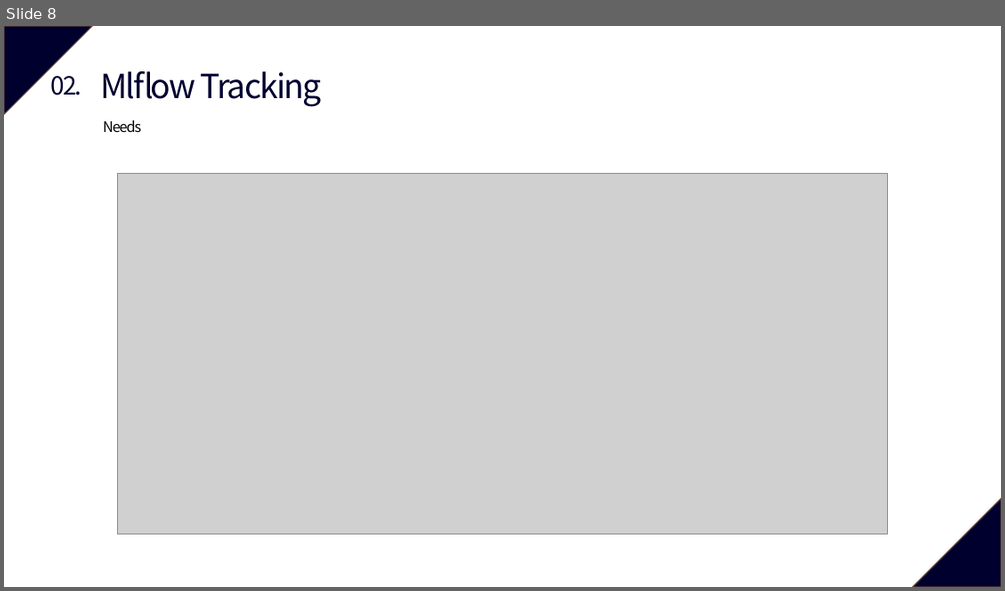
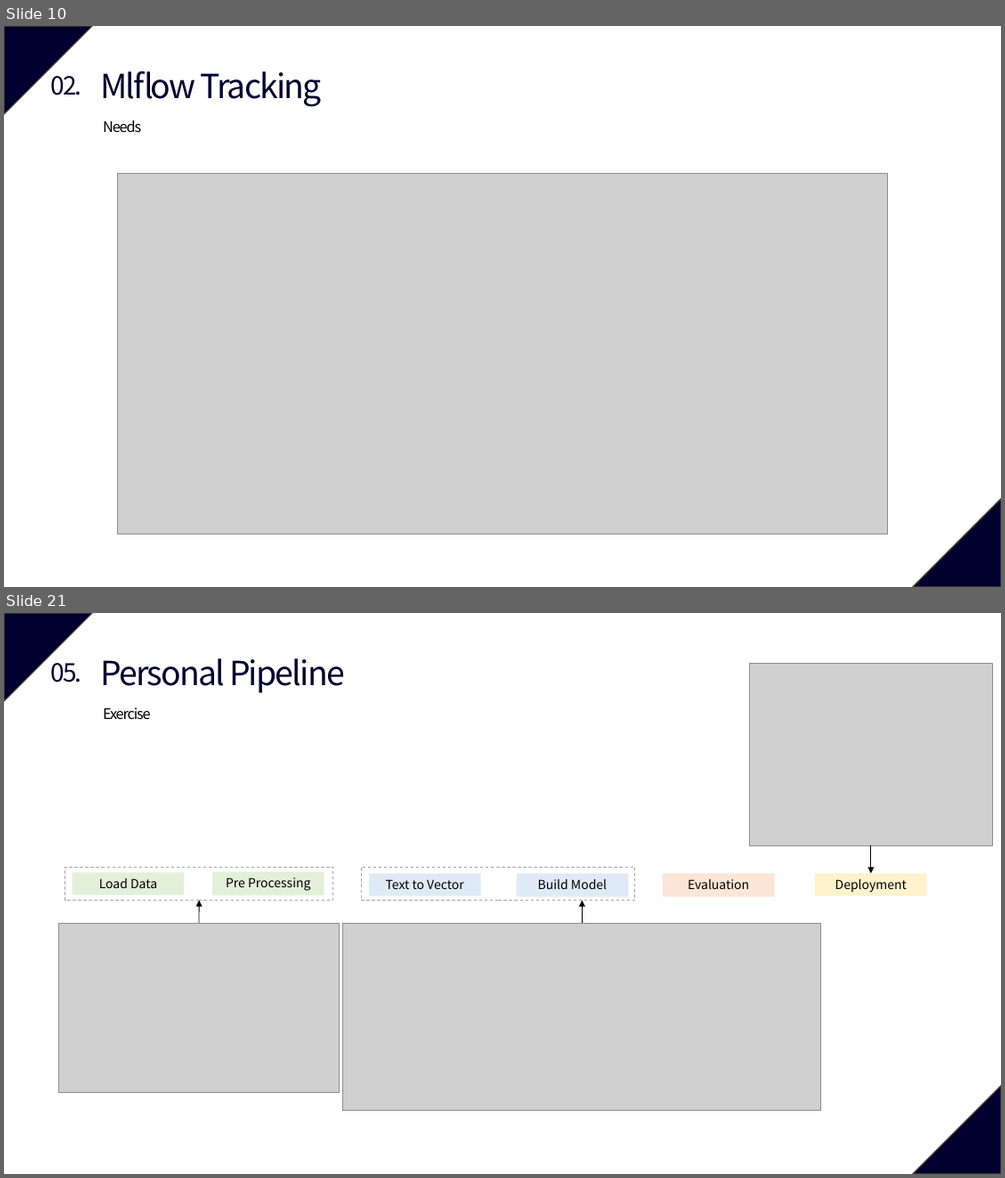
Before and after one commit to vhrehfdl/MLflow_tutorial, a slide deck: MLflow.pptx. Shown one above the other, each under a label of ours: slide 8 before the commit, slides 10 and 21 after it; the slides between them are not shown. The pictures are 1005x591 and 1005x1178 pixels, drawn with LibreOffice and Linux fonts; fonts in the diff are those of the drawing; grey boxes stand for pictures. Boxes give left, top, right and bottom in pixels: in the first picture for what was removed or moved away, otherwise in the second. Text is boxed around its words. In the diff, an @@ line names an element or a change of style, - is before the commit and + after.

```diff
--- a/MLflow.pptx
+++ b/MLflow.pptx
@@ slide 21 added at box(4, 613, 1001, 1174), background #FFFFFF; not listed: 2 template elements that a slide beside it also shows @@
@@ text added at box(50, 663, 81, 682), 24 pt, text #00002F @@
+05.
@@ text added at box(100, 658, 345, 693), 32 pt, text #00002F @@
+Personal Pipeline
@@ picture added at box(750, 664, 993, 845) @@
@@ text added at box(103, 707, 151, 719), 14 pt, text #000000 @@
+Exercise
@@ arrow added from (871, 845) to (871, 873), #000000 0.75 pt @@
@@ rectangle added at box(65, 868, 334, 900), outline #A6A6A6 0.75 pt dashed @@
@@ rectangle added at box(72, 873, 184, 895), fill #E2F0D9, 12 pt, text #000000 @@
+Load Data
@@ rectangle added at box(212, 872, 324, 895), fill #E2F0D9, 12 pt, text #000000 @@
+Pre Processing
@@ rectangle added at box(362, 868, 635, 900), outline #A6A6A6 0.75 pt dashed @@
@@ rectangle added at box(369, 873, 481, 896), fill #DEEBF7, 12 pt, text #000000 @@
+Text to Vector
@@ rectangle added at box(517, 873, 629, 896), fill #DEEBF7, 12 pt, text #000000 @@
+Build Model
@@ rectangle added at box(663, 873, 775, 896), fill #FBE5D6, 12 pt, text #000000 @@
+Evaluation
@@ rectangle added at box(816, 873, 928, 896), fill #FFF2CC, 12 pt, text #000000 @@
+Deployment
@@ arrow added from (199, 924) to (199, 900), #000000 0.75 pt @@
@@ arrow added from (582, 924) to (582, 900), #000000 0.75 pt @@
@@ picture added at box(59, 924, 339, 1093) @@
@@ picture added at box(343, 924, 821, 1111) @@
@@ what was slide 8 is now slide 10 @@
```
Also in this commit, not shown: 6 slides changed, 12 other slides added.
